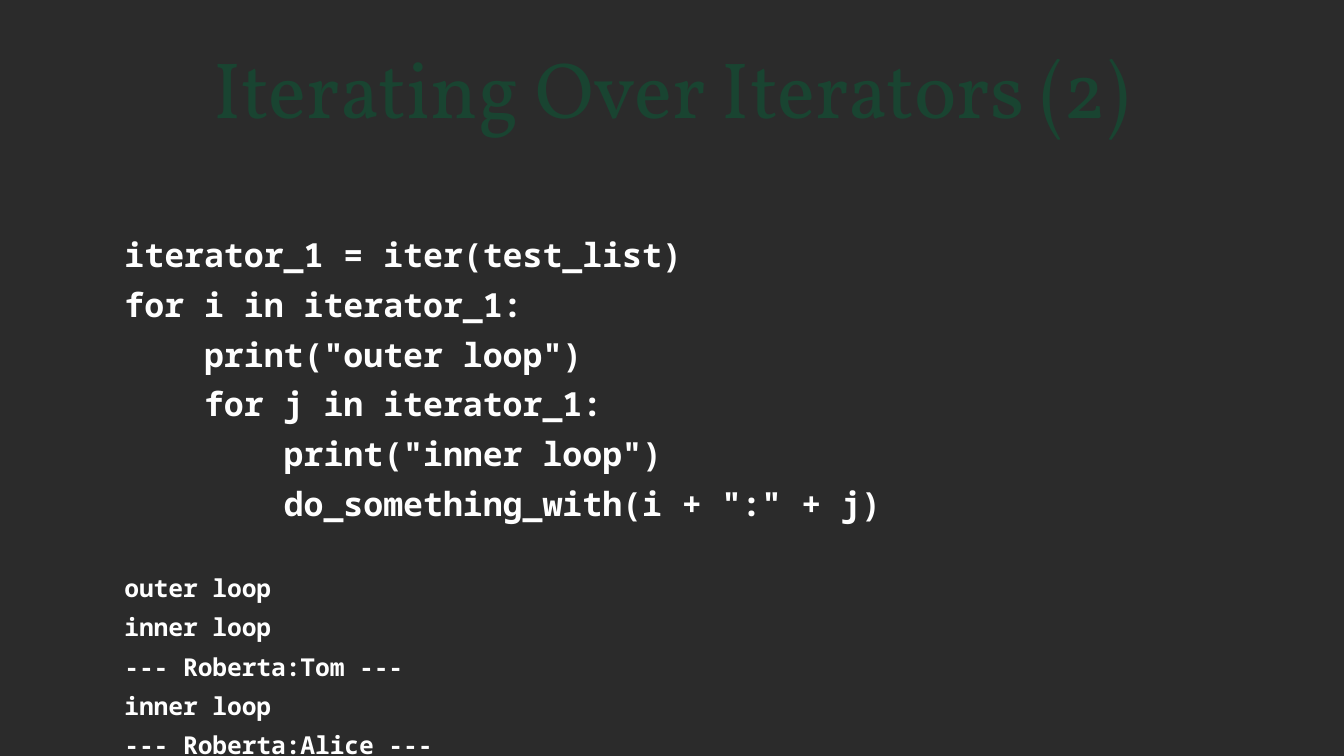
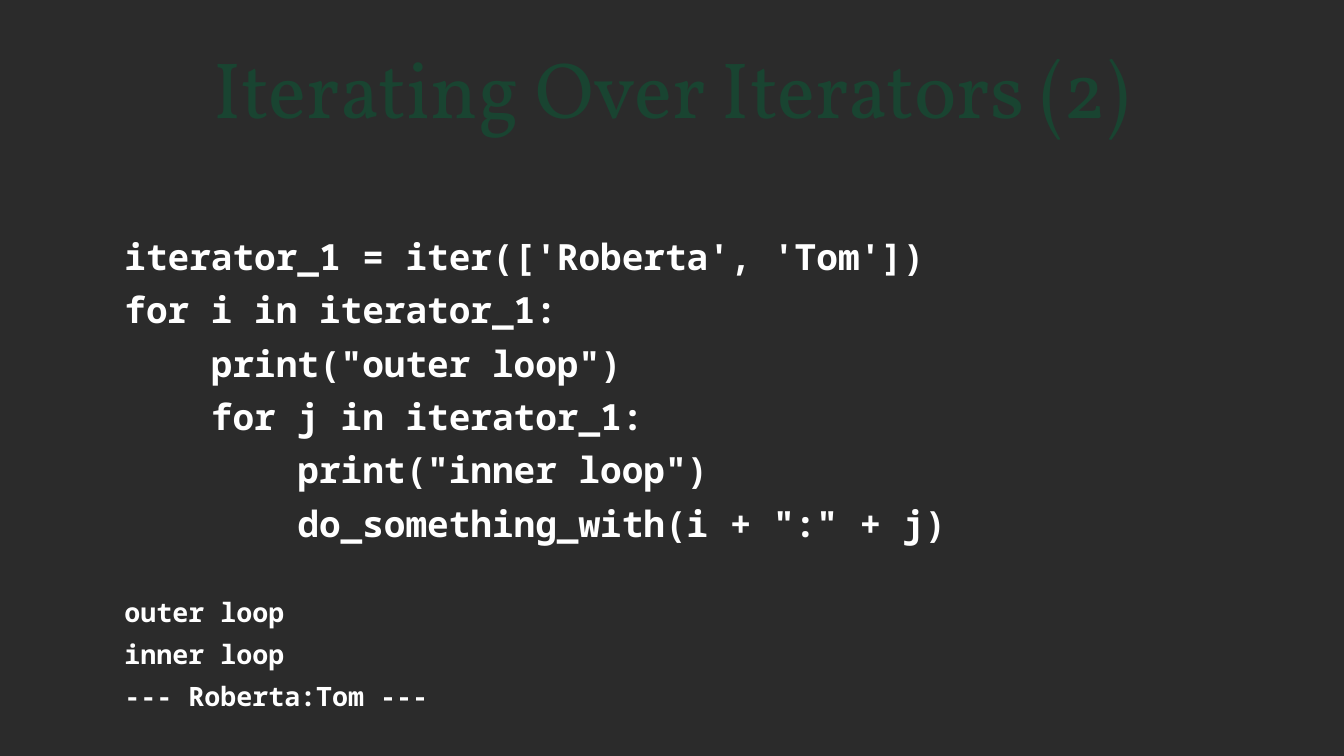
Before and after one commit to steveholden/iteration, a slide deck: slide 15 of iterables.pptx (slide 14 before the commit). Drawn at 1344x756 pixels with LibreOffice and Linux fonts; fonts in the diff are those of the drawing; background and template pictures are left out; a plain dark background stands for a picture behind light text. Boxes give left, top, right and bottom in pixels: in the first picture for what was removed or moved away, otherwise in the second. Text is boxed around its words. In the diff, an @@ line names an element or a change of style, - is before the commit and + after.

```diff
--- a/iterables.pptx
+++ b/iterables.pptx
@@ text at <box>124,242,924,277</box>: text changed; size 19.6 to 21.3 pt @@
-iterator_1 = iter(test_list)
+iterator_1 = iter(['Roberta', 'Tom'])
@@ text at <box>124,295,946,671</box>: size 19.6 to 21.3 pt in "for i in iterator_1:", "print("outer loop")", "for j in iterator_1:", "print("inner loop")" and 1 more places; size 14.4 to 15.7 pt in "outer loop", "inner loop", "--- Roberta:Tom ---" @@
@@ text at <box>124,696,374,755</box>: paragraphs removed @@
-inner loop
---- Roberta:Alice ---
```
Also in this commit, not shown: 16 other slides changed, 4 slides added, 1 slide removed, 9 other files.
